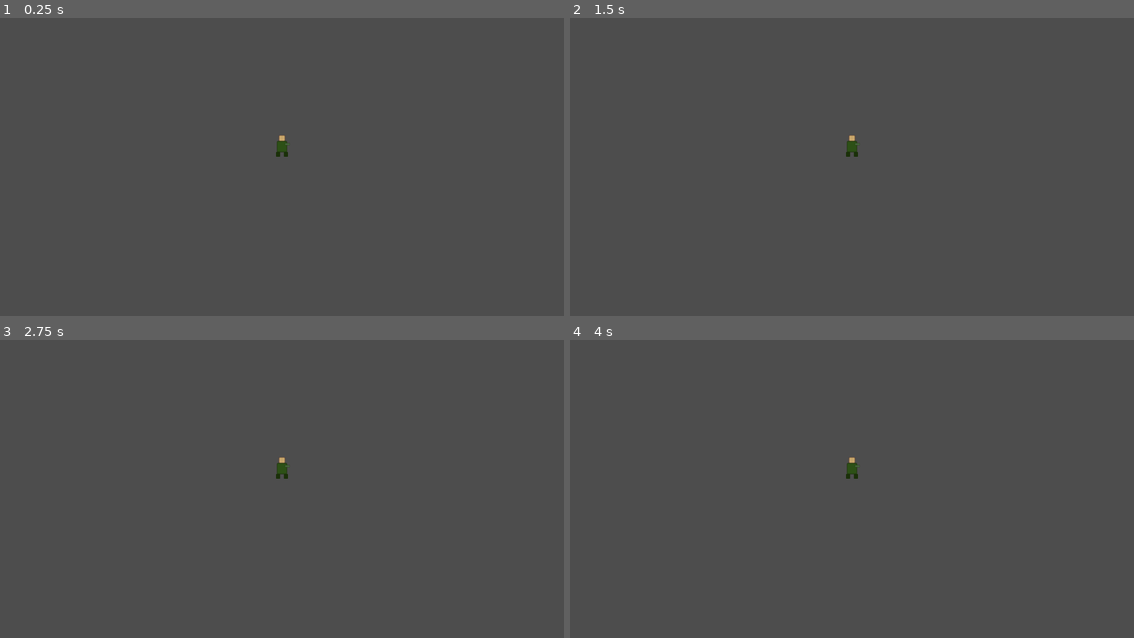
Above: before the commit, frames 1-4 (two rows, left to right).
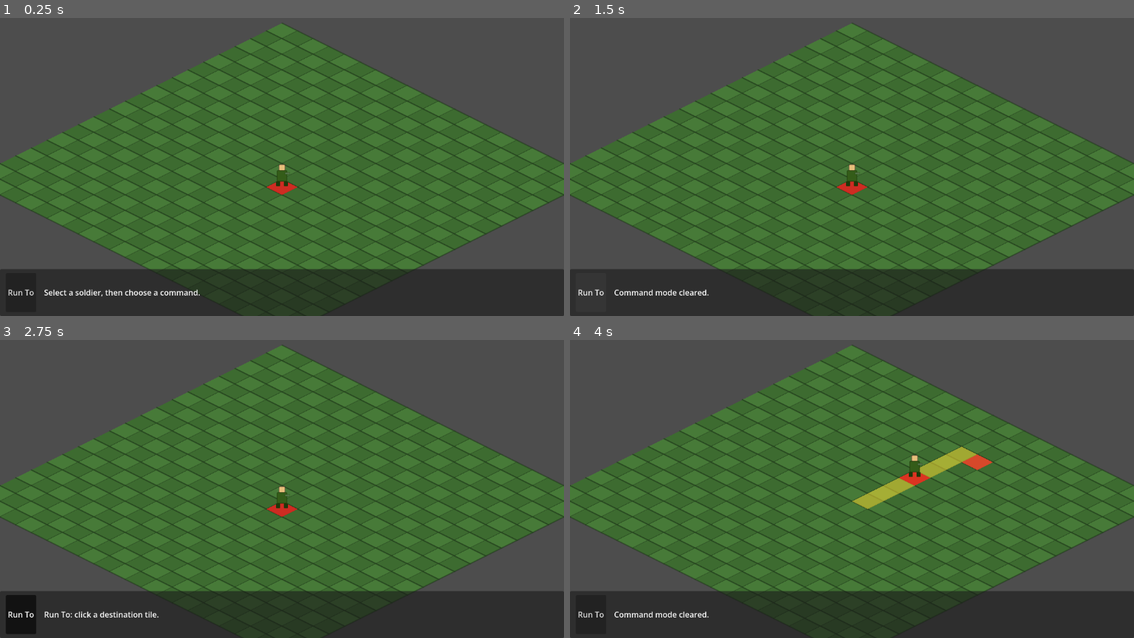
Above: after the commit, the same moments.

Repository: dukesgamelab/chain-revival
Game: Godot game, scene res://scenes/main.tscn
Same seed, same stepped clock (60 frames per second), same inputs: the game is played once before the commit and once after it.
Inputs (mouse positions are in pixels of both pictures, inside the frame that each line leads up to):
- Up to frame 1 (0.25 s): no input
- Up to frame 2 (1.5 s): click (592, 292) at 0.5 s, where only the run after the commit has a clickable "Run To"; click (592, 292) at 1.25 s, where only the run after the commit has a clickable "Run To"
- Up to frame 3 (2.75 s): click (22, 614) at 2 s, where only the run after the commit has a clickable "Run To"
- Up to frame 4 (4 s): tap A at 2.75 s; move the mouse to (976, 465) at 2.77 s; click (976, 465) at 2.92 s; move the mouse to (739, 494) at 3.52 s; click (739, 494) at 3.67 s

The runs differ from the first frame. In frame 1, 68% of the frame differs, in the area x 0-100%, y 1-100%; in frame 2, 67%; in frame 3, 68%; in frame 4, 68%.

Commit message:
Adding movements bar and initial movement

Diff:
--- a/scenes/main.tscn
+++ b/scenes/main.tscn
@@ -1,8 +1,21 @@
-[gd_scene load_steps=2 format=3 uid="uid://hxqfddk1yrsk"]
+[gd_scene load_steps=4 format=3 uid="uid://hxqfddk1yrsk"]
 
 [ext_resource type="Script" path="res://scripts/main.gd" id="1_main"]
+[ext_resource type="Script" path="res://scripts/isometric_map.gd" id="2_isomap"]
+[ext_resource type="PackedScene" uid="uid://cmdbar001chain" path="res://scenes/ui/command_bar.tscn" id="3_cmdbar"]
 
 [node name="Main" type="Node2D"]
 script = ExtResource("1_main")
 
+[node name="World" type="Node2D" parent="."]
+
+[node name="IsometricMap" type="Node2D" parent="World"]
+script = ExtResource("2_isomap")
+
+[node name="Soldiers" type="Node2D" parent="World"]
+
 [node name="Camera2D" type="Camera2D" parent="."]
+
+[node name="UI" type="CanvasLayer" parent="."]
+
+[node name="CommandBar" parent="UI" instance=ExtResource("3_cmdbar")]
--- a/scenes/soldier.tscn
+++ b/scenes/soldier.tscn
@@ -6,6 +6,16 @@
 [node name="Soldier" type="Node2D"]
 script = ExtResource("1_soldier")
 
+[node name="SelectionMarker" type="Polygon2D" parent="."]
+color = Color(0.9, 0.12, 0.12, 0.85)
+visible = false
+
 [node name="Sprite2D" type="Sprite2D" parent="."]
 texture = ExtResource("2_sprite")
 offset = Vector2(0, -24)
+
+[node name="ClickArea" type="Area2D" parent="."]
+collision_layer = 1
+collision_mask = 0
+
+[node name="CollisionPolygon2D" type="CollisionPolygon2D" parent="ClickArea"]
--- /dev/null
+++ b/scenes/ui/command_bar.tscn
@@ -0,0 +1,47 @@
+[gd_scene load_steps=2 format=3 uid="uid://cmdbar001chain"]
+
+[ext_resource type="Script" path="res://scripts/command_bar.gd" id="1_cmdbar"]
+
+[node name="CommandBar" type="Control"]
+layout_mode = 3
+anchors_preset = 15
+anchor_right = 1.0
+anchor_bottom = 1.0
+grow_horizontal = 2
+grow_vertical = 2
+mouse_filter = 2
+script = ExtResource("1_cmdbar")
+
+[node name="Panel" type="PanelContainer" parent="."]
+layout_mode = 1
+anchors_preset = 12
+anchor_top = 1.0
+anchor_right = 1.0
+anchor_bottom = 1.0
+offset_top = -96.0
+grow_horizontal = 2
+grow_vertical = 0
+
+[node name="Margin" type="MarginContainer" parent="Panel"]
+layout_mode = 2
+theme_override_constants/margin_left = 12
+theme_override_constants/margin_top = 8
+theme_override_constants/margin_right = 12
+theme_override_constants/margin_bottom = 8
+
+[node name="HBox" type="HBoxContainer" parent="Panel/Margin"]
+layout_mode = 2
+theme_override_constants/separation = 16
+
+[node name="RunToButton" type="Button" parent="Panel/Margin/HBox"]
+unique_name_in_owner = true
+layout_mode = 2
+toggle_mode = true
+text = "Run To"
+
+[node name="StatusLabel" type="Label" parent="Panel/Margin/HBox"]
+unique_name_in_owner = true
+layout_mode = 2
+size_flags_horizontal = 3
+text = "Select a soldier, then choose a command."
+vertical_alignment = 1
--- /dev/null
+++ b/scripts/command_bar.gd
@@ -0,0 +1,44 @@
+class_name CommandBar
+extends Control
+## Bottom command bar inspired by Chain of Command.
+## For now it only exposes a "Run To" movement command.
+
+signal run_to_mode_changed(is_active: bool)
+
+@onready var _run_to_button: Button = %RunToButton
+@onready var _status_label: Label = %StatusLabel
+
+var _run_to_active: bool = false
+
+
+func _ready() -> void:
+	_run_to_button.toggled.connect(_on_run_to_toggled)
+	_update_status("Select a soldier, then choose a command.")
+
+
+func is_run_to_active() -> bool:
+	return _run_to_active
+
+
+func set_run_to_active(is_active: bool) -> void:
+	_run_to_active = is_active
+	_run_to_button.set_pressed_no_signal(is_active)
+	run_to_mode_changed.emit(_run_to_active)
+	_update_status_for_mode()
+
+
+func _on_run_to_toggled(toggled_on: bool) -> void:
+	_run_to_active = toggled_on
+	run_to_mode_changed.emit(_run_to_active)
+	_update_status_for_mode()
+
+
+func _update_status_for_mode() -> void:
+	if _run_to_active:
+		_update_status("Run To: click a destination tile.")
+	else:
+		_update_status("Command mode cleared.")
+
+
+func _update_status(text: String) -> void:
+	_status_label.text = text
--- /dev/null
+++ b/scripts/isometric_grid.gd
@@ -0,0 +1,44 @@
+class_name IsometricGrid
+extends RefCounted
+## Converts between logical grid cells and isometric world positions.
+##
+## Grid coordinates are plain integers (e.g. Vector2i(3, 5)).
+## World positions are pixel locations on the 2D plane where the scene is drawn.
+##
+## We use standard 2:1 isometric math so each cell is a diamond-shaped tile.
+
+## Full width of one tile diamond (left point to right point).
+const TILE_WIDTH := 64
+
+## Full height of one tile diamond (top point to bottom point).
+const TILE_HEIGHT := 32
+
+
+## Convert a grid cell to the world-space CENTER of that tile.
+static func grid_to_world(grid: Vector2i) -> Vector2:
+	var half_w := TILE_WIDTH * 0.5
+	var half_h := TILE_HEIGHT * 0.5
+	var x := (grid.x - grid.y) * half_w
+	var y := (grid.x + grid.y) * half_h
+	return Vector2(x, y)
+
+
+## Convert a world position (anywhere on the map) to the grid cell underneath it.
+static func world_to_grid(world: Vector2) -> Vector2i:
+	var half_w := TILE_WIDTH * 0.5
+	var half_h := TILE_HEIGHT * 0.5
+	var gx := (world.x / half_w + world.y / half_h) * 0.5
+	var gy := (world.y / half_h - world.x / half_w) * 0.5
+	return Vector2i(int(floor(gx)), int(floor(gy)))
+
+
+## Return the four corners of a tile diamond for _draw() or CollisionPolygon2D.
+static func diamond_corners(center: Vector2) -> PackedVector2Array:
+	var half_w := TILE_WIDTH * 0.5
+	var half_h := TILE_HEIGHT * 0.5
+	return PackedVector2Array([
+		center + Vector2(0.0, -half_h),   # top
+		center + Vector2(half_w, 0.0),    # right
+		center + Vector2(0.0, half_h),    # bottom
+		center + Vector2(-half_w, 0.0),   # left
+	])
--- /dev/null
+++ b/scripts/isometric_map.gd
@@ -0,0 +1,109 @@
+class_name IsometricMap
+extends Node2D
+## Draws placeholder isometric tiles and runs AStarGrid2D pathfinding.
+##
+## Logical grid cells (Vector2i) never change when you move the camera.
+## This node only handles map data, tile visuals, and path highlights.
+
+@export var grid_width := 20
+@export var grid_height := 20
+
+## Slightly different greens so neighboring tiles are easy to read.
+@export var tile_color_a := Color(0.28, 0.48, 0.22, 1.0)
+@export var tile_color_b := Color(0.24, 0.42, 0.19, 1.0)
+@export var tile_outline := Color(0.12, 0.22, 0.10, 0.6)
+
+@export var path_color := Color(0.95, 0.85, 0.20, 0.55)
+@export var target_color := Color(0.90, 0.15, 0.15, 0.75)
+
+var _astar := AStarGrid2D.new()
+var _path_cells: Array[Vector2i] = []
+var _target_cell: Vector2i = Vector2i(-999, -999)
+
+
+func _ready() -> void:
+	_setup_astar()
+
+
+func _setup_astar() -> void:
+	# AStarGrid2D stores walkability per grid cell.
+	_astar.region = Rect2i(0, 0, grid_width, grid_height)
+	_astar.cell_size = Vector2(1.0, 1.0)
+	_astar.diagonal_mode = AStarGrid2D.DIAGONAL_MODE_NEVER
+	_astar.default_compute_heuristic = AStarGrid2D.HEURISTIC_MANHATTAN
+	_astar.default_estimate_heuristic = AStarGrid2D.HEURISTIC_MANHATTAN
+	_astar.update()
+
+	# Every placeholder tile is walkable for now.
+	for y in range(grid_height):
+		for x in range(grid_width):
+			_astar.set_point_solid(Vector2i(x, y), false)
+
+
+func is_in_bounds(cell: Vector2i) -> bool:
+	return (
+		cell.x >= 0
+		and cell.y >= 0
+		and cell.x < grid_width
+		and cell.y < grid_height
+	)
+
+
+## Return grid cells from start to goal, inclusive. Empty array means no path.
+func find_path(from_cell: Vector2i, to_cell: Vector2i) -> Array[Vector2i]:
+	if not is_in_bounds(from_cell) or not is_in_bounds(to_cell):
+		return []
+	if _astar.is_point_solid(to_cell):
+		return []
+
+	var raw_path := _astar.get_id_path(from_cell, to_cell)
+	var path: Array[Vector2i] = []
+	for cell in raw_path:
+		path.append(cell)
+	return path
+
+
+## Store path/target for visual feedback and trigger a redraw.
+func show_path(cells: Array[Vector2i], target: Vector2i) -> void:
+	_path_cells = cells.duplicate()
+	_target_cell = target
+	queue_redraw()
+
+
+func clear_path() -> void:
+	_path_cells.clear()
+	_target_cell = Vector2i(-999, -999)
+	queue_redraw()
+
+
+func _draw() -> void:
+	_draw_tiles()
+	_draw_path_overlay()
+
+
+func _draw_tiles() -> void:
+	for y in range(grid_height):
+		for x in range(grid_width):
+			var cell := Vector2i(x, y)
+			var center := IsometricGrid.grid_to_world(cell)
+			var fill := tile_color_a if (x + y) % 2 == 0 else tile_color_b
+			var corners := IsometricGrid.diamond_corners(center)
+			draw_colored_polygon(corners, fill)
+			draw_polyline(corners, tile_outline, 1.0, true)
+
+
+func _draw_path_overlay() -> void:
+	# Draw every step along the planned route (except the starting cell).
+	for i in range(_path_cells.size()):
+		var cell := _path_cells[i]
+		if i == 0:
+			continue
+		var center := IsometricGrid.grid_to_world(cell)
+		var corners := IsometricGrid.diamond_corners(center)
+		draw_colored_polygon(corners, path_color)
+
+	# Destination tile gets a stronger highlight (like the red marker in Chain of Command).
+	if is_in_bounds(_target_cell):
+		var target_center := IsometricGrid.grid_to_world(_target_cell)
+		var target_corners := IsometricGrid.diamond_corners(target_center)
+		draw_colored_polygon(target_corners, target_color)
--- a/scripts/main.gd
+++ b/scripts/main.gd
@@ -1,14 +1,110 @@
 extends Node2D
+## Root scene: owns the map, soldier, camera, and command bar.
+## Routes mouse clicks to selection or movement depending on command mode.
 
 const SoldierScene := preload("res://scenes/soldier.tscn")
 
+@export var starting_grid_cell := Vector2i(10, 10)
+
+@onready var _world: Node2D = $World
+@onready var _iso_map: IsometricMap = $World/IsometricMap
+@onready var _soldiers: Node2D = $World/Soldiers
+@onready var _camera: Camera2D = $Camera2D
+@onready var _command_bar: CommandBar = $UI/CommandBar
+
+var _selected_soldier: Soldier = null
+var _run_to_mode: bool = false
+
 
 func _ready() -> void:
-	spawn_soldier(Vector2.ZERO)
+	_command_bar.run_to_mode_changed.connect(_on_run_to_mode_changed)
+	_center_camera_on_map()
+	_spawn_starting_soldier()
 
 
-func spawn_soldier(world_position: Vector2) -> Node2D:
-	var soldier: Node2D = SoldierScene.instantiate()
-	soldier.position = world_position
-	add_child(soldier)
-	return soldier
+func _unhandled_input(event: InputEvent) -> void:
+	if not (event is InputEventMouseButton):
+		return
+	var mouse_event := event as InputEventMouseButton
+	if not mouse_event.pressed or mouse_event.button_index != MOUSE_BUTTON_LEFT:
+		return
+
+	var world_click := _world.to_local(_camera.get_global_mouse_position())
+	var clicked_soldier := _pick_soldier_at(world_click)
+
+	if clicked_soldier != null:
+		_select_soldier(clicked_soldier)
+		return
+
+	if _run_to_mode and _selected_soldier != null:
+		var target_cell := IsometricGrid.world_to_grid(world_click)
+		_order_run_to(target_cell)
+
+
+func _spawn_starting_soldier() -> void:
+	var soldier: Soldier = SoldierScene.instantiate()
+	soldier.set_grid_position(starting_grid_cell)
+	soldier.movement_finished.connect(_on_soldier_movement_finished)
+	_soldiers.add_child(soldier)
+	_select_soldier(soldier)
+
+
+func _select_soldier(soldier: Soldier) -> void:
+	if _selected_soldier != null:
+		_selected_soldier.set_selected(false)
+
+	_selected_soldier = soldier
+	_selected_soldier.set_selected(true)
+
+
+func _order_run_to(target_cell: Vector2i) -> void:
+	if _selected_soldier.is_moving():
+		return
+	if target_cell == _selected_soldier.grid_pos:
+		return
+	if not _iso_map.is_in_bounds(target_cell):
+		return
+
+	var path := _iso_map.find_path(_selected_soldier.grid_pos, target_cell)
+	if path.is_empty():
+		_command_bar.set_run_to_active(false)
+		return
+
+	_iso_map.show_path(path, target_cell)
+	_selected_soldier.follow_path(path)
+	_command_bar.set_run_to_active(false)
+
+
+func _pick_soldier_at(local_world_pos: Vector2) -> Soldier:
+	var space := get_world_2d().direct_space_state
+	var params := PhysicsPointQueryParameters2D.new()
+	params.position = _world.to_global(local_world_pos)
+	params.collide_with_areas = true
+	params.collide_with_bodies = false
+	params.collision_mask = 1
+
+	for hit in space.intersect_point(params):
+		var area := hit.collider as Area2D
+		if area == null:
+			continue
+		var soldier := area.get_parent() as Soldier
+		if soldier != null:
+			return soldier
+
+	return null
+
+
+func _center_camera_on_map() -> void:
+	var map_center_cell := Vector2i(_iso_map.grid_width / 2, _iso_map.grid_height / 2)
+	# Shift up slightly so the bottom command bar does not cover the play area.
+	_camera.position = IsometricGrid.grid_to_world(map_center_cell) + Vector2(0.0, -60.0)
+
+
+func _on_run_to_mode_changed(is_active: bool) -> void:
+	_run_to_mode = is_active
+	if is_active and _selected_soldier == null:
+		_command_bar.set_run_to_active(false)
+
+
+func _on_soldier_movement_finished() -> void:
+	_iso_map.clear_path()
--- a/scripts/soldier.gd
+++ b/scripts/soldier.gd
@@ -1,2 +1,80 @@
+class_name Soldier
 extends Node2D
-## Base unit scene. Attach gameplay logic here as the project grows.
+## A single tactical unit. Knows its grid cell and walks tile-by-tile along a path.
+
+signal movement_finished
+
+## Logical position on the map grid (separate from pixel position).
+var grid_pos: Vector2i = Vector2i.ZERO
+
+## Pixels moved per second while walking between tile centers.
+@export var move_speed := 140.0
+
+var _path: Array[Vector2i] = []
+var _path_index: int = 0
+var _move_target_world: Vector2 = Vector2.ZERO
+var _is_moving: bool = false
+
+@onready var _sprite: Sprite2D = $Sprite2D
+@onready var _selection_marker: Polygon2D = $SelectionMarker
+@onready var _collision: CollisionPolygon2D = $ClickArea/CollisionPolygon2D
+
+
+func _ready() -> void:
+	var hit_shape := IsometricGrid.diamond_corners(Vector2.ZERO)
+	_collision.polygon = hit_shape
+	_update_selection_visual()
+
+
+## Snap the soldier to a grid cell (updates both grid_pos and world position).
+func set_grid_position(cell: Vector2i) -> void:
+	grid_pos = cell
+	position = IsometricGrid.grid_to_world(cell)
+
+
+func set_selected(is_selected: bool) -> void:
+	_selection_marker.visible = is_selected
+	_sprite.modulate = Color(1.15, 1.15, 1.15) if is_selected else Color.WHITE
+	_update_selection_visual()
+
+
+func is_moving() -> bool:
+	return _is_moving
+
+
+## Walk one tile at a time along the given grid path.
+func follow_path(path: Array[Vector2i]) -> void:
+	if path.size() <= 1:
+		return
+
+	_path = path
+	_path_index = 1
+	_is_moving = true
+	_move_target_world = IsometricGrid.grid_to_world(_path[_path_index])
+
+
+func _process(delta: float) -> void:
+	if not _is_moving:
+		return
+
+	var to_target := _move_target_world - position
+	var distance := to_target.length()
+
+	if distance < 1.0:
+		position = _move_target_world
+		grid_pos = _path[_path_index]
+		_path_index += 1
+
+		if _path_index >= _path.size():
+			_is_moving = false
+			movement_finished.emit()
+		else:
+			_move_target_world = IsometricGrid.grid_to_world(_path[_path_index])
+	else:
+		position += to_target.normalized() * move_speed * delta
+
+
+func _update_selection_visual() -> void:
+	if _selection_marker == null:
+		return
+	_selection_marker.polygon = IsometricGrid.diamond_corners(Vector2.ZERO)
Not shown: 1 places in scenes/soldier.tscn that only renumber resources
Not shown, added: scripts/command_bar.gd.uid
Not shown, added: scripts/isometric_grid.gd.uid
Not shown, added: scripts/isometric_map.gd.uid
